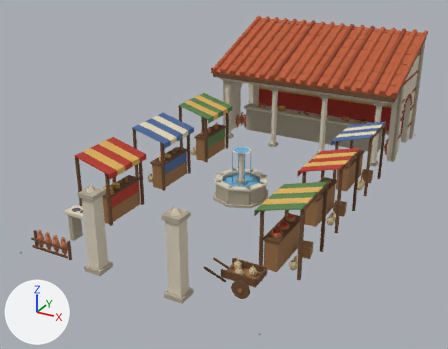
The Blender file Blender/Markt.blend: old version first, new version second.
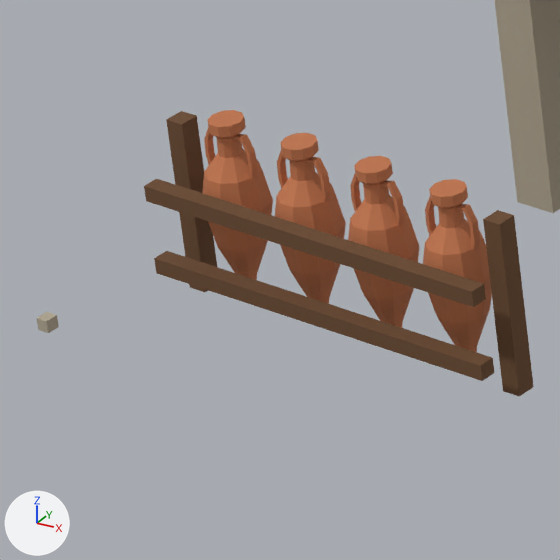
The first picture shows the older version from a camera (50 mm lens) standing at (4.17, -8.76, 4.39) and looking at (-0.34, -0.57, 0.3). The close-ups show the older and then the newer version on the part from 3% to 17% of the width and 63% to 80% of the height of that picture. Only the edits that show in the close-ups are written down. The axes (+X, +Y, +Z) are drawn at lower left. The lights are the same throughout.

In view in the first close-up: 'Markt'.
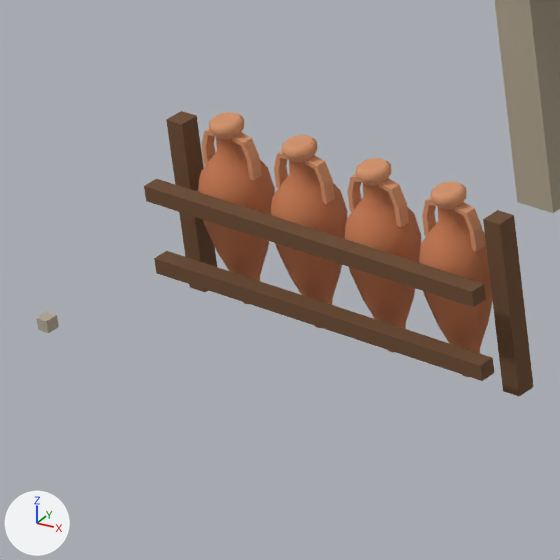
Where the change shows, as pixel boxes [x1, y1, x2, y2] in the close-ups (560 x 560 px):
```json
{"part": 1, "of": "me_markt", "change": "built on", "before": [202, 110, 492, 352], "after": [198, 112, 493, 377]}
{"part": 2, "of": "me_markt", "change": "recoloured", "before": [204, 122, 478, 224], "after": [201, 126, 482, 232]}
```

Edits to the scene script, one JSON object a line:
```json
{"op": "add", "block": "mat_terrakottahell", "code": ["mat_terrakottahell = principled_material('TerrakottaHell')", "mat_terrakottahell.base_color = (0.674, 0.296, 0.147)  # orange #d6946b", "mat_terrakottahell.roughness = 0.85"]}
{"block": "me_markt", "where": "# used by ob_markt; location = (0.0, 0.0, 0.0)"}
{"op": "remove", "block": "me_markt", "code": "me_markt.from_pydata(...)  # 8376 vertices, 7284 faces; spans x -1.82..1.82, y -3.66..3.66, z -0.01..2.15"}
{"op": "add", "block": "me_markt", "code": "me_markt.from_pydata(...)  # 9132 vertices, 7959 faces; spans x -1.82..1.82, y -3.66..3.66, z -0.01..2.15"}
{"block": "me_markt", "change": "me_markt part 1: 168 vertices moved from x -1.66..-1.14, y -3.5..-3.4, z 0.04..0.28 to x -1.66..-1.14, y -3.5..-3.4, z 0.04..0.27; 112 vertices removed from x -1.65..-1.15, y -3.47..-3.43, z 0.04..0.3; 448 vertices added at x -1.66..-1.14, y -3.5..-3.4, z 0.0..0.3"}
{"block": "me_markt", "change": "me_markt part 2: 252 faces spanning x -1.66..1.63, y -3.47..2.5, z 0.25..0.3 switch from mat_terrakotta (orange #c2754c) to mat_terrakottahell (orange #d6946b)"}
{"block": "me_markt", "change": "other edits to the shape of me_markt do not show in these pictures"}
```
